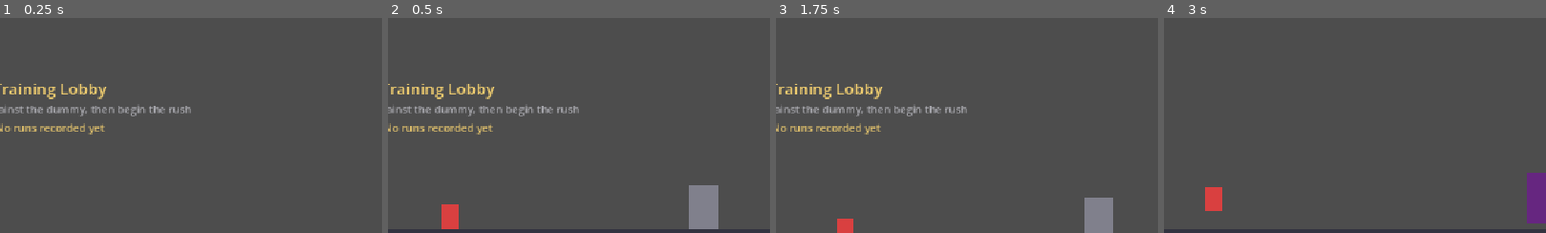
Above: before the commit, frames 1-4 (left to right).
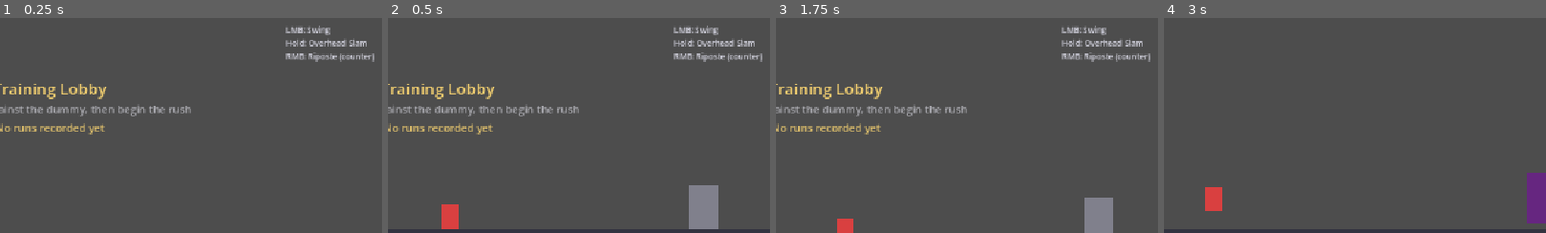
Above: after the commit, the same moments.

Repository: albertgalaxy/boss-rush
Game: Godot game, scene res://scenes/TrainingLobby.tscn
Two runs of this game, one before a commit and one after it. Both use one fixed random seed, a clock stepped at 60 frames per second and the inputs below.
Inputs:
- Up to frame 1 (0.25 s): no input
- Up to frame 2 (0.5 s): no input
- Up to frame 3 (1.75 s): click "Begin Boss Rush" at 0.5 s; click "< Back" at 1.25 s
- Up to frame 4 (3 s): click "Begin Boss Rush" at 2 s; click "The Brute Melee slams + range…" at 2.75 s
The pictures show only the part of the screen within x 44-94%, y 9-59%; the shares and areas given below are measured in that part.

The runs differ from the first frame. In frame 1, 1.1% of the frame differs, in the area x 74-98%, y 3-21%; in frame 2, 1.1%; in frame 3, 1.1%; in frame 4, nothing differs.

Commit message:
Add training lobby attack guide, reposition/shrink text
Co-Authored-By: Claude Sonnet 5 <noreply@anthropic.com>

Diff:
--- a/scenes/TrainingLobby.tscn
+++ b/scenes/TrainingLobby.tscn
@@ -79,6 +79,18 @@
 text = ""
 horizontal_alignment = 1
 
+[node name="AttacksLabel" type="Label" parent="UI/Root"]
+anchor_left = 1.0
+offset_left = -220.0
+offset_top = 70.0
+offset_right = -20.0
+offset_bottom = 150.0
+theme_override_font_sizes/font_size = 12
+theme_override_colors/font_color = Color(0.85, 0.85, 0.9, 1)
+autowrap_mode = 2
+text = ""
+horizontal_alignment = 0
+
 [node name="ClassRow" type="HBoxContainer" parent="UI/Root"]
 mouse_filter = 2
 anchor_left = 0.5
--- a/scripts/GameManager.gd
+++ b/scripts/GameManager.gd
@@ -103,6 +103,12 @@
 	},
 }
 
+var class_attacks := {
+	"warrior": "LMB: Swing\nHold: Overhead Slam\nRMB: Riposte (counter)",
+	"mage": "LMB: Bolt\nHold: Charged Bolt (pierces)\nRMB: Flicker Bolt",
+	"rogue": "LMB: Strike\nHold: Execute (lunge)\nRMB: Flicker Strike",
+}
+
 var shared_abilities := {
 	"damage_up": {"name": "Sharpened Edge", "desc": "+35% attack damage"},
 	"max_hp_up": {"name": "Vitality", "desc": "+30 max HP"},
--- a/scripts/TrainingLobby.gd
+++ b/scripts/TrainingLobby.gd
@@ -11,6 +11,7 @@
 @onready var rogue_btn: Button = $UI/Root/ClassRow/RogueButton
 @onready var start_btn: Button = $UI/Root/StartButton
 @onready var best_run_label: Label = $UI/Root/BestRunLabel
+@onready var attacks_label: Label = $UI/Root/AttacksLabel
 
 var player: Player
 
@@ -57,6 +58,7 @@
 	hud.set_player_xp(player.xp, player.xp_to_next)
 	hud.set_abilities(player.acquired_abilities, GameManager.get_ability_pool())
 	hud.set_boss_hp(dummy.hp, dummy.max_hp)
+	attacks_label.text = GameManager.class_attacks.get(class_id, "")
 
 func _on_player_leveled_up() -> void:
 	hud.set_level(player.level)
